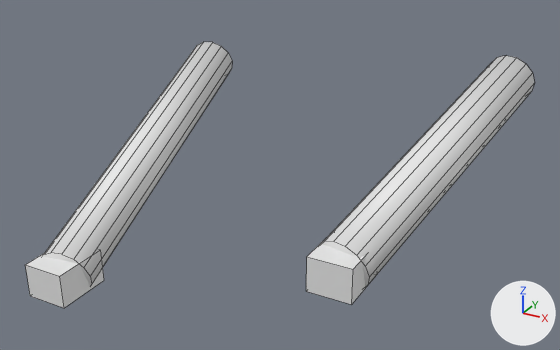
One commit to the FBX model Assets/models/fps_arms.fbx: the scene before it, then after it.
Camera for both pictures: a 50 mm lens placed at (0.255, -0.608, 0.072), pointed at (0.023, -0.185, -0.139). The axes (+X, +Y, +Z) are drawn at lower right. The lights are the same throughout. The picture after the commit comes second. Mesh edges are drawn as thin lines. Where no turn or scale is listed for an object, it has been applied to the vertices.

In view in the first picture: 'FpsArmsMesh'.
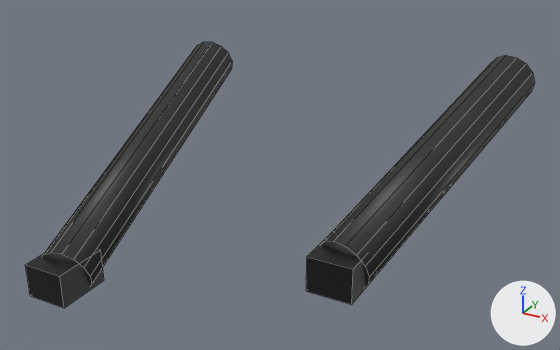
Patch to the scene script:
```diff
--- a/Assets/models/fps_arms.fbx.py
+++ b/Assets/models/fps_arms.fbx.py
@@ img_fps_arms_glove_color_png @@
+img_fps_arms_glove_color_png = load_image('fps_arms_glove_color.png', '../materials/fps_arms_glove_color.png', 256, 256, 'sRGB')
@@ img_fps_arms_sleeve_color_png @@
+img_fps_arms_sleeve_color_png = load_image('fps_arms_sleeve_color.png', '../materials/fps_arms_sleeve_color.png', 256, 256, 'sRGB')
@@ mat_arms_sleeve @@
 mat_arms_sleeve = principled_material('Arms_Sleeve')
-mat_arms_sleeve.base_color = (0.8, 0.8, 0.8)  # white #e7e7e7
+mat_arms_sleeve.texture = img_fps_arms_sleeve_color_png
@@ mat_arms_glove @@
 mat_arms_glove = principled_material('Arms_Glove')
-mat_arms_glove.base_color = (0.8, 0.8, 0.8)  # white #e7e7e7
+mat_arms_glove.texture = img_fps_arms_glove_color_png
```

Boxes [x1, y1, x2, y2] around the edits, measured in the pictures (560 x 350 px):
'FpsArmsMesh', surface changed (white to black): [25, 42, 534, 308] in both
